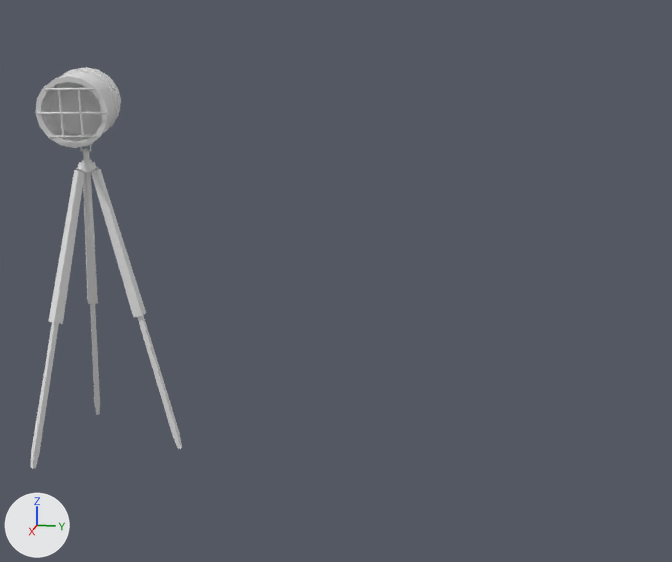
Before and after pictures for a commit that changed the OBJ model res/SurrealDemoScene/lamp_a.obj.
Both versions are drawn from a camera (50 mm lens) standing at (3.88, 1.91, 1.83) and looking at (0.0, 1.14, 0.86). Every picture has the same lights, and +X, +Y and +Z are marked at lower left. Where no turn or scale is listed for an object, it has been applied to the vertices. Vertices at the same position are counted once.

Objects in the first picture: 'TripodLampBase', 'TripodLampHead'.
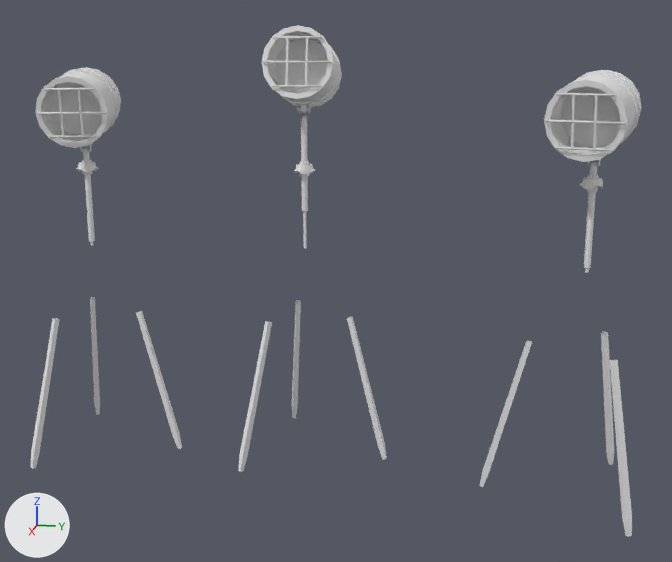
The newer file is also turned or shifted as a whole; pictures and numbers use the older file's frame.

Boxes (x1, y1, x2, y2) around the edits, measured in the pictures (672 x 562 px):
'TripodLampHead.001', added: after (544, 70, 642, 162)
'TripodLampHead.002', added: after (261, 25, 342, 113)
'TripodLampBase.001', added: after (479, 175, 632, 537)
'TripodLampBase.002', added: after (238, 161, 387, 472)
'TripodLampStem.001', added: after (584, 158, 602, 268)
'TripodLampStem.002', added: after (297, 107, 311, 211)
part 1 of me_tripodlampbase, deleted: before (83, 175, 98, 304)
part 2 of me_tripodlampbase, deleted: before (91, 169, 146, 317)
part 3 of me_tripodlampbase, deleted: before (49, 170, 85, 324)

The change in detail:
me_tripodlampbase has 126 vertices, 190 faces and spans x -0.343..0.343, y -0.203..0.391, z 0.0..1.358.
me_tripodlampbase is used by ob_tripodlampbase; location (0.0, 0.0, 0.0).
me_tripodlampbase part 1: the loose piece of 8 vertices spanning x -0.217..-0.013, y -0.138..0.002, z 0.642..1.317 is deleted.
me_tripodlampbase part 2: the loose piece of 8 vertices spanning x -0.023..0.023, y 0.024..0.237, z 0.642..1.317 is deleted.
me_tripodlampbase part 3: the loose piece of 8 vertices spanning x 0.013..0.217, y -0.138..0.002, z 0.642..1.317 is deleted.
Mesh me_tripodlampstem_002 is new.
It has 44 vertices, 52 faces and spans x 1.477..1.515, y 22.397..22.457, z 1.116..1.576.
Mesh me_tripodlampstem_001 is new.
It has 44 vertices, 52 faces and spans x 1.713..1.752, y 23.612..23.672, z 0.966..1.426.
Mesh me_tripodlamphead_002 is new.
It has 328 vertices, 440 faces and spans x 1.289..1.698, y 22.268..22.588, z 1.546..1.911.
Mesh me_tripodlamphead_001 is new.
It has 328 vertices, 440 faces and spans x 1.568..1.991, y 23.44..23.813, z 1.396..1.738.
Mesh me_tripodlampbase_002 is new.
It has 102 vertices, 154 faces and spans x 1.132..1.812, y 22.183..22.816, z -0.022..1.336.
Mesh me_tripodlampbase_001 is new.
It has 102 vertices, 154 faces and spans x 1.386..2.072, y 23.25..23.85, z -0.022..1.336.
Object 'TripodLampStem.002' (ob_tripodlampstem_002) is new; it shows me_tripodlampstem_002.
Its location is (-1.621, -21.457, 0.023).
Object 'TripodLampStem.001' (ob_tripodlampstem_001) is new; it shows me_tripodlampstem_001.
Its location is (-1.621, -21.457, 0.023).
Object 'TripodLampHead.002' (ob_tripodlamphead_002) is new; it shows me_tripodlamphead_002.
Its location is (-1.621, -21.457, 0.023).
Object 'TripodLampHead.001' (ob_tripodlamphead_001) is new; it shows me_tripodlamphead_001.
Its location is (-1.621, -21.457, 0.023).
Object 'TripodLampBase.002' (ob_tripodlampbase_002) is new; it shows me_tripodlampbase_002.
Its location is (-1.621, -21.457, 0.023).
Object 'TripodLampBase.001' (ob_tripodlampbase_001) is new; it shows me_tripodlampbase_001.
Its location is (-1.621, -21.457, 0.023).
